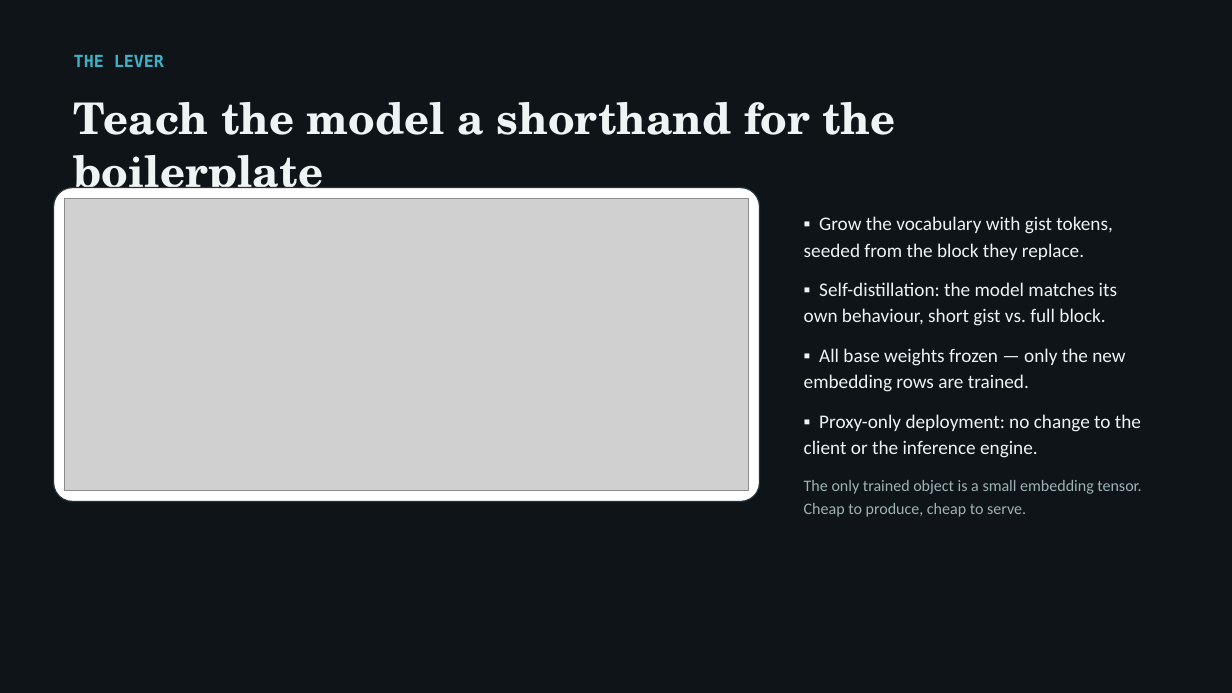
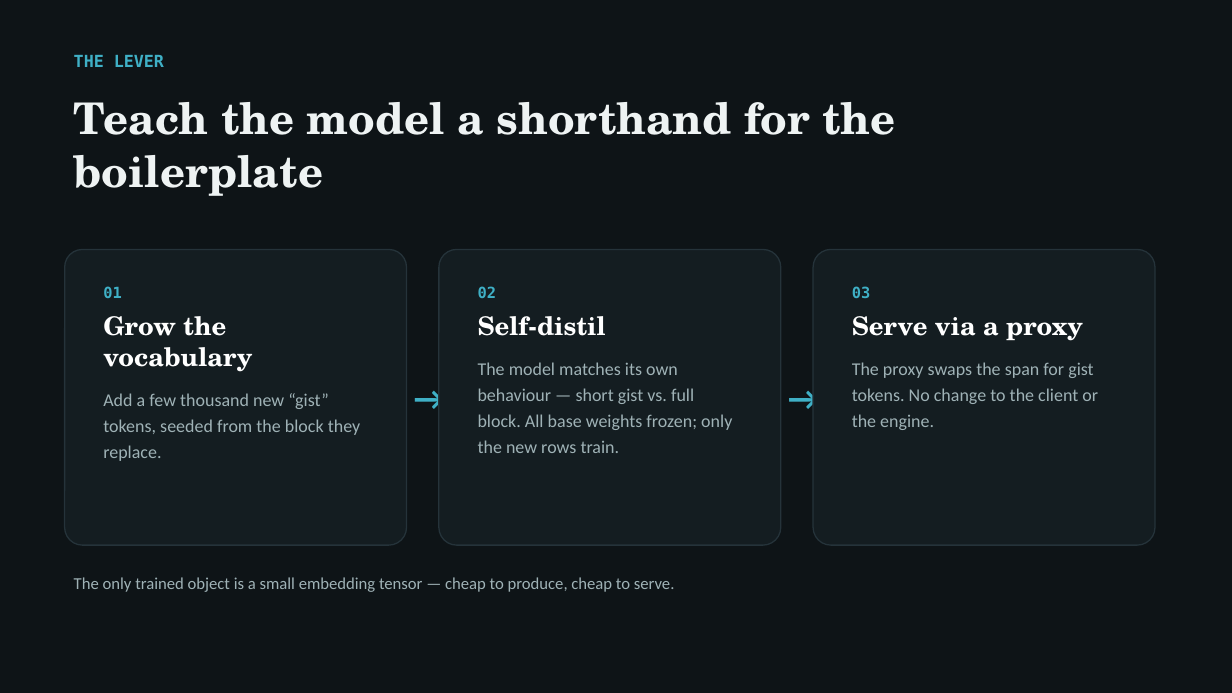
Before and after one commit to arunmenon/gisting-coding-agent, a slide deck: slide 5 of Gisting-CTO-deck.pptx. Drawn at 1232x693 pixels with LibreOffice and Linux fonts; fonts in the diff are those of the drawing; grey boxes stand for pictures. Boxes give left, top, right and bottom in pixels: in the first picture for what was removed or moved away, otherwise in the second. Text is boxed around its words. In the diff, an @@ line names an element or a change of style, - is before the commit and + after.

Commit message:
Redesign deck figures as slide-native visuals (deck-scale, no shrunken paper diagrams)

```diff
--- a/Gisting-CTO-deck.pptx
+++ b/Gisting-CTO-deck.pptx
@@ picture removed at <box>65,199,749,491</box> @@
@@ text removed at <box>804,216,1141,517</box> @@
-▪ Grow the vocabulary with gist tokens, seeded from the block they replace.
-▪ Self-distillation: the model matches its own behaviour, short gist vs. full block.
-▪ All base weights frozen — only the new embedding rows are trained.
-▪ Proxy-only deployment: no change to the client or the inference engine.
-The only trained object is a small embedding tensor. Cheap to produce, cheap to serve.
@@ rounded rectangle: place and size @@
-rounded rectangle at <box>54,188,760,502</box>
+rounded rectangle at <box>65,250,407,545</box>
@@ rounded rectangle at <box>65,250,407,545</box>: fill #FFFFFF to #141D21 @@
@@ rounded rectangle added at <box>439,250,781,545</box>, fill #141D21, outline #25333A 1 pt @@
@@ rounded rectangle added at <box>813,250,1155,545</box>, fill #141D21, outline #25333A 1 pt @@
@@ text added at <box>103,286,360,461</box>, 14 pt, text #9FB2B6 @@
+01
+Grow the vocabulary
+Add a few thousand new “gist” tokens, seeded from the block they replace.
@@ text added at <box>478,286,732,453</box>, 14 pt, text #9FB2B6 @@
+02
+Self-distil
+The model matches its own behaviour — short gist vs. full block. All base weights frozen; only the new rows train.
@@ text added at <box>852,286,1098,430</box>, 14 pt, text #9FB2B6 @@
+03
+Serve via a proxy
+The proxy swaps the span for gist tokens. No change to the client or the engine.
@@ text added at <box>405,365,446,430</box>, 26 pt, text #3FB0C6, bold @@
+→
@@ text added at <box>779,365,821,430</box>, 26 pt, text #3FB0C6, bold @@
+→
@@ text added at <box>74,577,675,592</box>, 13 pt, text #9FB2B6 @@
+The only trained object is a small embedding tensor — cheap to produce, cheap to serve.
```
Also in this commit, not shown: 3 other slides changed, 3 other files.
